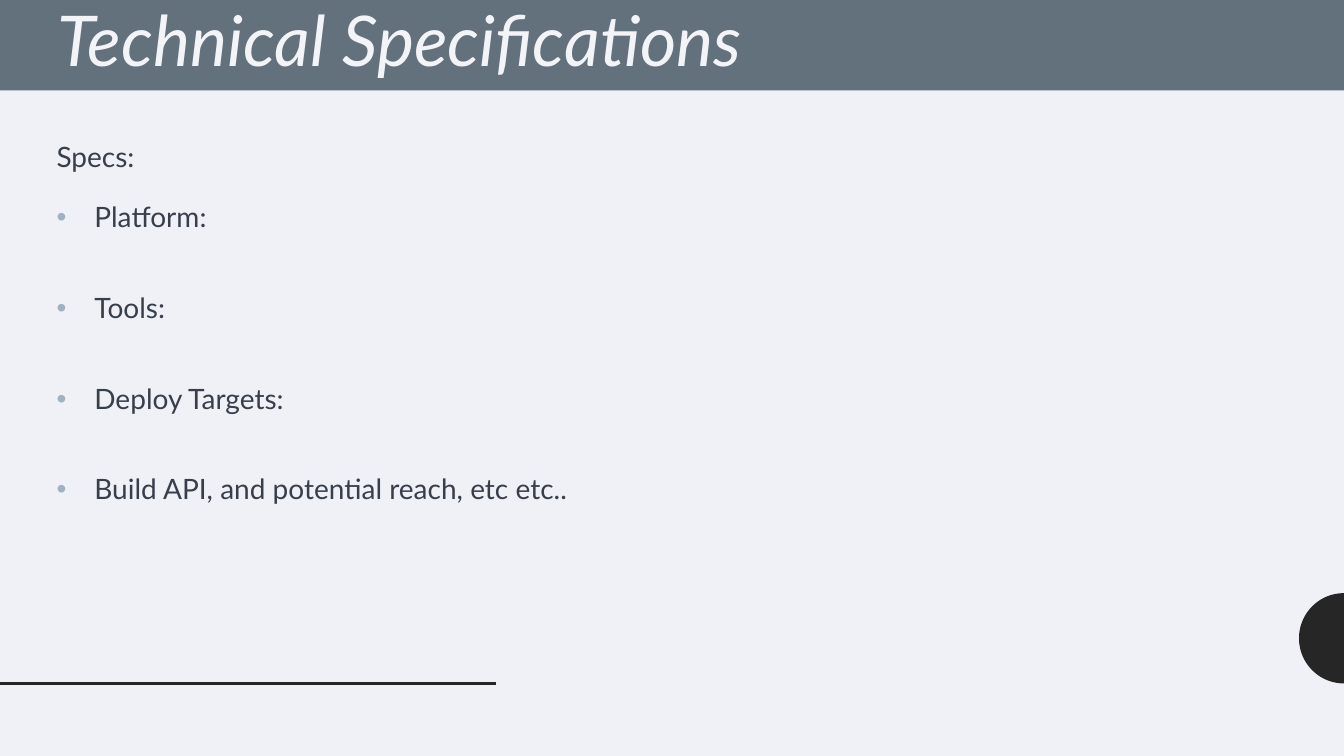
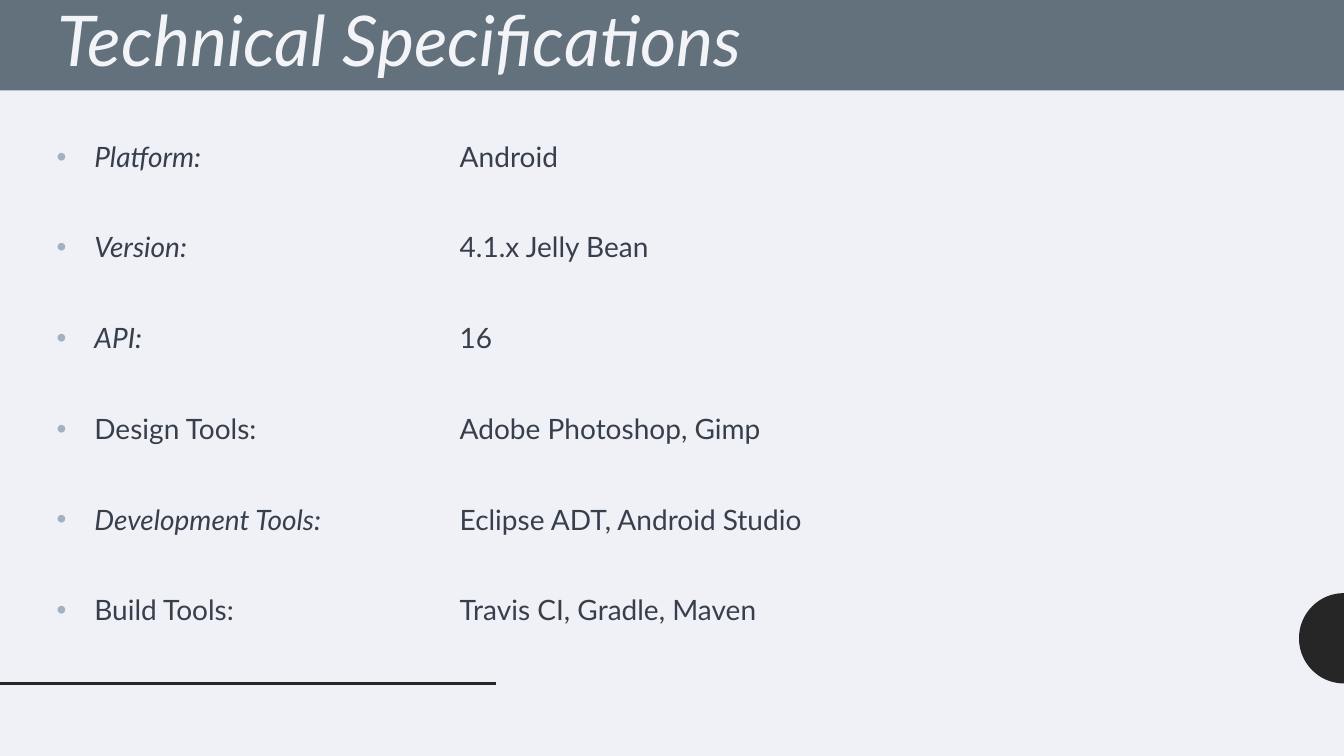
Before and after one commit to rahul-rkt/ColorMemory, a slide deck: slide 6 of Documentation/Game Plan.pptx. Drawn at 1344x756 pixels with LibreOffice and Linux fonts; fonts in the diff are those of the drawing. Boxes give left, top, right and bottom in pixels: in the first picture for what was removed or moved away, otherwise in the second. Text is boxed around its words. In the diff, an @@ line names an element or a change of style, - is before the commit and + after.

```diff
--- a/Documentation/Game Plan.pptx
+++ b/Documentation/Game Plan.pptx
@@ text at (x1=94, y1=146, x2=802, y2=624): text changed @@
-Specs:
-• Platform:
-• Tools:
-• Deploy Targets:
-• Build API, and potential reach, etc etc..
+• Platform: Android
+• Version: 4.1.x Jelly Bean
+• API: 16
+• Design Tools: Adobe Photoshop, Gimp
+• Development Tools: Eclipse ADT, Android Studio
+• Build Tools: Travis CI, Gradle, Maven
```
Also in this commit, not shown: 8 other slides changed, 4 other files.
